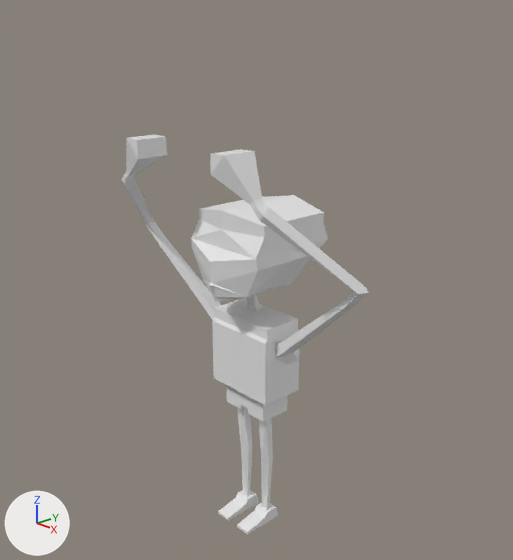
What one commit did to the Blender file TFCharacter.blend.
One viewpoint serves both versions: a 50 mm lens placed at (3.08, -2.84, 3.19), pointed at (0.27, -0.24, 1.87). Arrows for +X, +Y and +Z are at lower left; the lights stay in place. Both versions are drawn at frame 20 of the action 'rig.001Action'; the numbers are the values there.
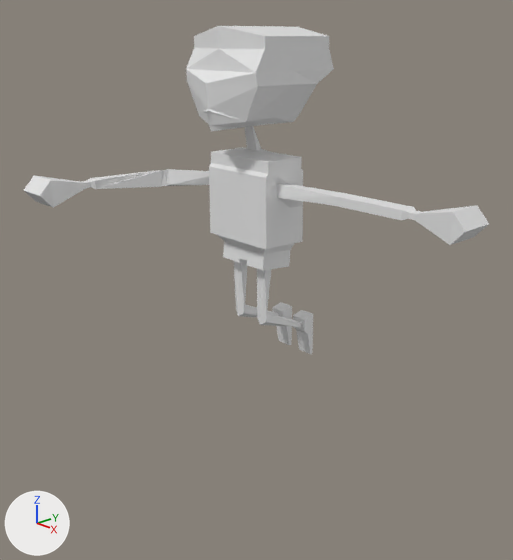
Boxes (x1, y1, x2, y2) around the edits, measured in the pictures (513 x 560 px):
'Cube.001', posed (88% wider, 18% shorter): before (121, 135, 368, 535); after (23, 26, 489, 354)

The edits, one by one:
Bone 'root' (bone_root) moves from (0.0, 0.0, 0.0) to (0.0, 0.0, 0.5).
Bone 'torso' (bone_torso) moves from (0.0, 0.0, 0.0) to (0.0, 0.0, 0.5).
Bone 'forearm_tweak.L' (bone_forearm_tweak_l) moves from (-0.472, 0.143, 0.08) to (0.0, 0.0, 0.0).
Bone 'forearm_tweak.R' (bone_forearm_tweak_r) moves from (0.472, 0.143, 0.08) to (0.0, 0.0, 0.0).
Bone 'upper_arm_ik.R' (bone_upper_arm_ik_r) turns from (0, 0, 0) to (0, -87, 0) degrees about its own x, y and z.
Bone 'hand_ik.L' (bone_hand_ik_l) moves from (-0.5, -0.5, 1.0) to (0.0, 0.0, 0.5).
Bone 'hand_ik.L' (bone_hand_ik_l) turns from (40, 54, -105) to (0, 0, 0) degrees about its own x, y and z.
Bone 'hand_ik.R' (bone_hand_ik_r) moves from (0.5, -0.5, 1.0) to (0.5, -0.75, 0.5).
Bone 'hand_ik.R' (bone_hand_ik_r) turns from (40, -54, 105) to (67, -153, 40) degrees about its own x, y and z.
Bone 'foot_ik.L' (bone_foot_ik_l) moves from (0.0, 0.0, 0.0) to (0.0, 0.25, 0.75).
Bone 'foot_ik.L' (bone_foot_ik_l) turns from (0, 0, 0) to (90, 0, 0) degrees about its own x, y and z.
Bone 'foot_ik.R' (bone_foot_ik_r) moves from (0.0, 0.0, 0.0) to (0.0, 0.25, 0.75).
Bone 'foot_ik.R' (bone_foot_ik_r) turns from (0, 0, 0) to (90, 0, 0) degrees about its own x, y and z.
